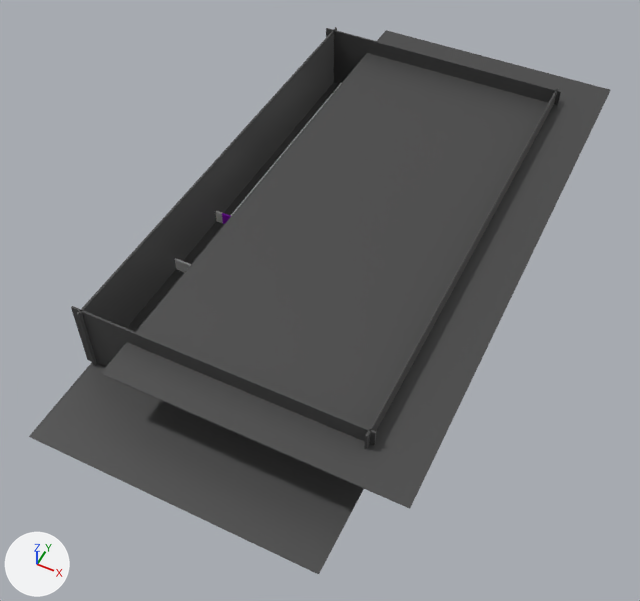
Renders of the Blender file Modelling/DOUG.blend from each side of a commit.
One viewpoint serves both versions: a 50 mm camera at (55.2, -135.9, 131.5) aimed at (1.6, -28.7, -2.5). The lights are fixed; the arrows at lower left show +X, +Y and +Z.

The first picture shows 'floor-col', 'floor-col.001', 'outerwall-col', 'outerwall-col.001', 'outerwall-col.002', 'outerwall-col.003'.
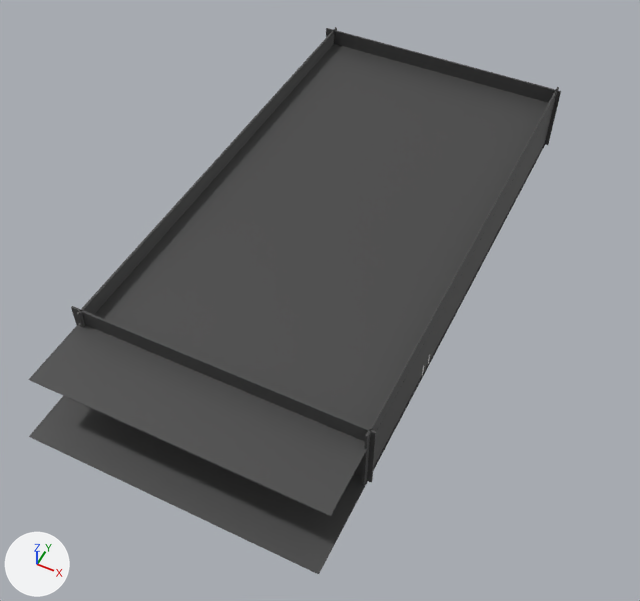
Pixel boxes [x1, y1, x2, y2] of what changed, in the pictures (640 x 601 px):
'floor-col.001', moved
    before: [101, 30, 611, 509]
    after: [29, 44, 551, 516]
'outerwall-col.001', unchanged, covered by the edit
    before: [77, 27, 337, 366]
    after: [77, 27, 337, 328]
'outerwall-col.002', unchanged, uncovered by the edit
    before: [364, 87, 559, 449]
    after: [362, 87, 559, 485]

The change, as a diff of the scene's bpy script:
```diff
--- a/Modelling/DOUG.blend.py
+++ b/Modelling/DOUG.blend.py
@@ ob_floor_col_001 @@
 ob_floor_col_001 = bpy.data.objects.new('floor-col.001', me_cube_033)
-ob_floor_col_001.location = (9.6, -11.3, 11.2)
+ob_floor_col_001.location = (-0.5, -17.8, 11.2)
 ob_floor_col_001.scale = (3.31, 3.31, 3.31)
```
